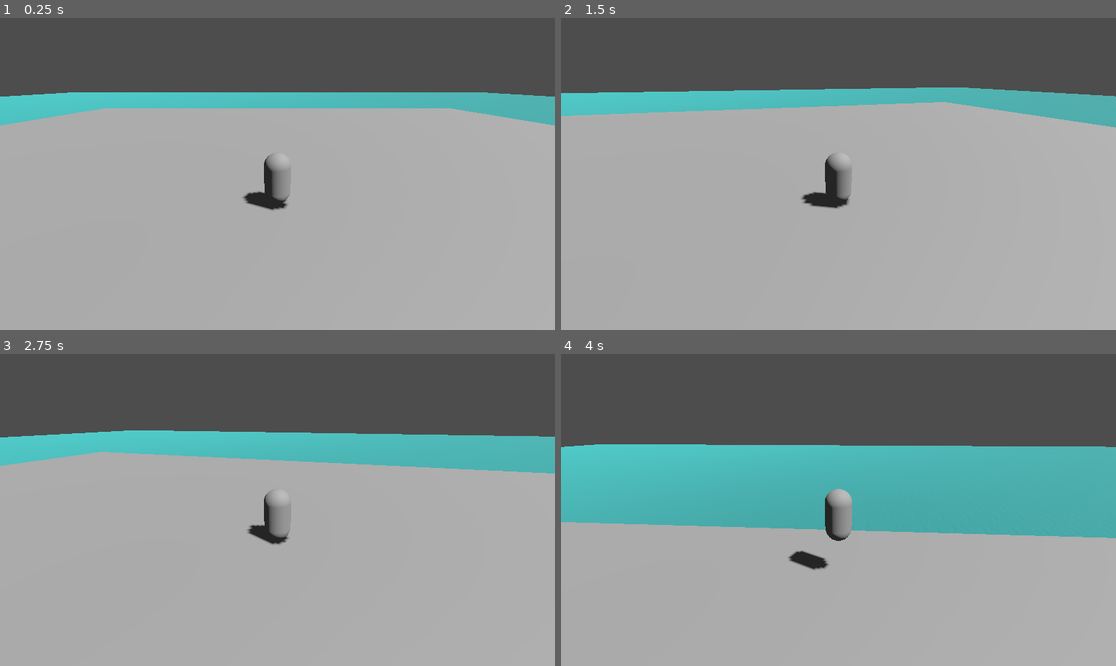
Above: before the commit, frames 1-4 (two rows, left to right).
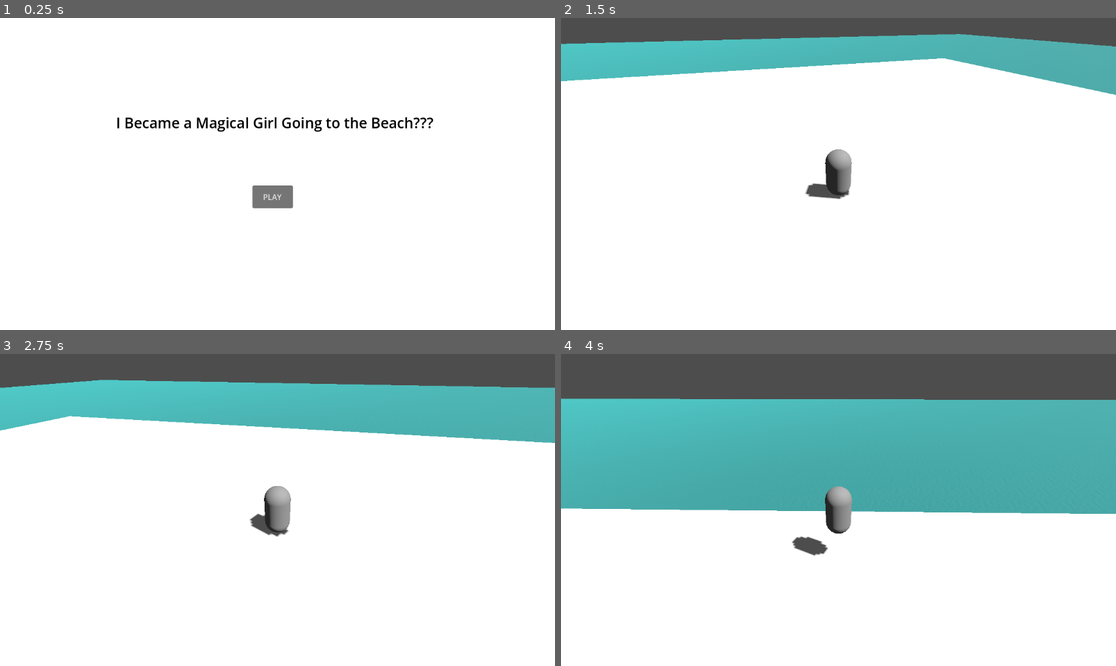
Above: after the commit, the same moments.

Repository: feb14withy/Magical-Beach-Girl-ARPG
Game: Godot game, scene res://Scenes/main_menu.tscn
Two runs of this game, one before a commit and one after it. Both use one fixed random seed, a clock stepped at 60 frames per second and the inputs below. Before the commit the project starts from res://Scenes/main_level.tscn.
Inputs (mouse positions are in pixels of both pictures, inside the frame that each line leads up to):
- Up to frame 1 (0.25 s): no input
- Up to frame 2 (1.5 s): click (832, 195) at 0.5 s, where only the run after the commit has a clickable "PLAY"; tap Enter at 1.25 s; move the mouse to (866, 174) at 1.27 s; hold W (move_forward) from 1.28 s (still down)
- Up to frame 3 (2.75 s): keep holding W (move_forward); tap Space (jump) at 1.52, 2.27 s; move the mouse to (249, 510) at 2.02 s
- Up to frame 4 (4 s): keep holding W (move_forward); move the mouse to (849, 503) at 2.77 s; move the mouse to (832, 516) at 3.52 s; tap Space (jump) at 3.77 s

The runs differ from the first frame. In frame 1, 100% of the frame differs, in the area x 0-100%, y 0-100%; in frame 2, 93%; in frame 3, 90%; in frame 4, 64%.

Commit message:
revamped structure and added v1 build

Diff:
--- /dev/null
+++ b/Assets/Props/Player/player.tscn
@@ -0,0 +1,27 @@
+[gd_scene load_steps=5 format=3 uid="uid://bc7mnilb5ms7a"]
+
+[ext_resource type="Script" path="res://Assets/Props/Player/player.gd" id="1_mlxso"]
+[ext_resource type="Script" path="res://Scripts/CameraOrbit.gd" id="2_vg8wj"]
+
+[sub_resource type="CapsuleMesh" id="CapsuleMesh_05uf7"]
+
+[sub_resource type="CapsuleShape3D" id="CapsuleShape3D_gd6gv"]
+
+[node name="Player" type="CharacterBody3D"]
+script = ExtResource("1_mlxso")
+
+[node name="MeshInstance3D" type="MeshInstance3D" parent="."]
+transform = Transform3D(0.5, 0, 0, 0, 0.5, 0, 0, 0, 0.5, 0, 0, 0)
+mesh = SubResource("CapsuleMesh_05uf7")
+
+[node name="CollisionShape3D" type="CollisionShape3D" parent="."]
+transform = Transform3D(0.5, 0, 0, 0, 0.5, 0, 0, 0, 0.5, 0, 0, 0)
+shape = SubResource("CapsuleShape3D_gd6gv")
+
+[node name="CameraOrbit" type="Node3D" parent="."]
+transform = Transform3D(1, 0, 0, 0, 1, 0, 0, 0, 1, 0, 1, 0)
+script = ExtResource("2_vg8wj")
+
+[node name="Camera3D" type="Camera3D" parent="CameraOrbit"]
+transform = Transform3D(1, 0, 0, 0, 0.907777, 0.419452, 0, -0.419452, 0.907777, 0, 0.677151, 3.42796)
+current = true
--- a/Props/Player/player.tscn
+++ /dev/null
@@ -1,27 +0,0 @@
-[gd_scene load_steps=5 format=3 uid="uid://bc7mnilb5ms7a"]
-
-[ext_resource type="Script" path="res://Props/Player/player.gd" id="1_bdbto"]
-[ext_resource type="Script" path="res://Scripts/CameraOrbit.gd" id="1_tffyw"]
-
-[sub_resource type="CapsuleMesh" id="CapsuleMesh_05uf7"]
-
-[sub_resource type="CapsuleShape3D" id="CapsuleShape3D_gd6gv"]
-
-[node name="Player" type="CharacterBody3D"]
-script = ExtResource("1_bdbto")
-
-[node name="MeshInstance3D" type="MeshInstance3D" parent="."]
-transform = Transform3D(0.5, 0, 0, 0, 0.5, 0, 0, 0, 0.5, 0, 0, 0)
-mesh = SubResource("CapsuleMesh_05uf7")
-
-[node name="CollisionShape3D" type="CollisionShape3D" parent="."]
-transform = Transform3D(0.5, 0, 0, 0, 0.5, 0, 0, 0, 0.5, 0, 0, 0)
-shape = SubResource("CapsuleShape3D_gd6gv")
-
-[node name="CameraOrbit" type="Node3D" parent="."]
-transform = Transform3D(1, 0, 0, 0, 1, 0, 0, 0, 1, 0, 1, 0)
-script = ExtResource("1_tffyw")
-
-[node name="Camera3D" type="Camera3D" parent="CameraOrbit"]
-transform = Transform3D(1, 0, 0, 0, 0.907777, 0.419452, 0, -0.419452, 0.907777, 0, 0.677151, 3.42796)
-current = true
--- /dev/null
+++ b/Scenes/Button.gd
@@ -0,0 +1,4 @@
+extends Button
+
+func _on_pressed():
+	get_tree().change_scene_to_file("res://Scenes/main_interface.tscn")
--- /dev/null
+++ b/Scenes/main_interface.tscn
@@ -0,0 +1,24 @@
+[gd_scene load_steps=2 format=3 uid="uid://cip2i57mji547"]
+
+[ext_resource type="PackedScene" uid="uid://pbamiiulacro" path="res://Scenes/main_level.tscn" id="1_2dm5d"]
+
+[node name="Interface" type="Control"]
+layout_mode = 3
+anchors_preset = 15
+anchor_right = 1.0
+anchor_bottom = 1.0
+grow_horizontal = 2
+grow_vertical = 2
+
+[node name="Container" type="SubViewportContainer" parent="."]
+layout_mode = 0
+offset_right = 1152.0
+offset_bottom = 651.0
+stretch = true
+
+[node name="SubViewport" type="SubViewport" parent="Container"]
+handle_input_locally = false
+size = Vector2i(1152, 651)
+render_target_update_mode = 4
+
+[node name="Main Level" parent="Container/SubViewport" instance=ExtResource("1_2dm5d")]
--- a/Scenes/main_level.tscn
+++ b/Scenes/main_level.tscn
@@ -1,6 +1,6 @@
-[gd_scene load_steps=13 format=3 uid="uid://pbamiiulacro"]
+[gd_scene load_steps=14 format=3 uid="uid://pbamiiulacro"]
 
-[ext_resource type="PackedScene" uid="uid://bc7mnilb5ms7a" path="res://Props/Player/player.tscn" id="1_efgal"]
+[ext_resource type="PackedScene" uid="uid://bc7mnilb5ms7a" path="res://Assets/Props/Player/player.tscn" id="1_gkkee"]
 
 [sub_resource type="Environment" id="Environment_2lqen"]
 
@@ -126,7 +126,10 @@
 [sub_resource type="BoxShape3D" id="BoxShape3D_fmc51"]
 size = Vector3(30, 1, 30)
 
+[sub_resource type="StandardMaterial3D" id="StandardMaterial3D_3ry3l"]
+
 [sub_resource type="BoxMesh" id="BoxMesh_5urxa"]
+material = SubResource("StandardMaterial3D_3ry3l")
 size = Vector3(30, 1, 30)
 
 [node name="Main Level" type="Node3D"]
@@ -139,12 +142,12 @@
 environment = SubResource("Environment_2lqen")
 camera_attributes = SubResource("CameraAttributesPractical_18y4c")
 
-[node name="Player" parent="." instance=ExtResource("1_efgal")]
-transform = Transform3D(1, 0, 0, 0, 1, 0, 0, 0, 1, 0.00497055, 1.38013, 0.0108325)
-
 [node name="Water" type="MeshInstance3D" parent="."]
 transform = Transform3D(1, 0, 0, 0, 1, 0, 0, 0, 1, 0, -0.5, 0)
 mesh = SubResource("BoxMesh_bg5pw")
+
+[node name="Player" parent="." instance=ExtResource("1_gkkee")]
+transform = Transform3D(1, 0, 0, 0, 1, 0, 0, 0, 1, 0, 1.74828, 0)
 
 [node name="StaticBody3D" type="StaticBody3D" parent="."]
 physics_material_override = SubResource("PhysicsMaterial_pyacf")
--- /dev/null
+++ b/Scenes/main_menu.tscn
@@ -0,0 +1,38 @@
+[gd_scene load_steps=2 format=3 uid="uid://dui5esmjrseo5"]
+
+[ext_resource type="Script" path="res://Scenes/Button.gd" id="1_cvnca"]
+
+[node name="Main Menu" type="Control"]
+layout_mode = 3
+anchors_preset = 15
+anchor_right = 1.0
+anchor_bottom = 1.0
+offset_right = -4.0
+grow_horizontal = 2
+grow_vertical = 2
+
+[node name="ColorRect" type="ColorRect" parent="."]
+layout_mode = 0
+offset_right = 1178.0
+offset_bottom = 665.0
+
+[node name="RichTextLabel" type="RichTextLabel" parent="."]
+layout_mode = 0
+offset_left = 241.0
+offset_top = 196.0
+offset_right = 949.0
+offset_bottom = 245.0
+theme_override_colors/default_color = Color(0, 0, 0, 1)
+theme_override_font_sizes/normal_font_size = 30
+text = "I Became a Magical Girl Going to the Beach???"
+
+[node name="Button" type="Button" parent="."]
+layout_mode = 0
+offset_left = 524.0
+offset_top = 348.0
+offset_right = 608.0
+offset_bottom = 395.0
+text = "PLAY"
+script = ExtResource("1_cvnca")
+
+[connection signal="pressed" from="Button" to="Button" method="_on_pressed"]
--- a/project.godot
+++ b/project.godot
@@ -11,9 +11,13 @@
 [application]
 
 config/name="Magical beach Girl ARPG"
-run/main_scene="res://Scenes/main_level.tscn"
+run/main_scene="res://Scenes/main_menu.tscn"
 config/features=PackedStringArray("4.2", "GL Compatibility")
 config/icon="res://icon.svg"
+
+[filesystem]
+
+import/fbx/enabled=false
 
 [input]
 
Renamed: Props/Player/player.gd -> Assets/Props/Player/player.gd
Binary file added: Assets/Props/Slime/SlimeMonster_V1.fbx
Not shown, added: Assets/Props/Slime/SlimeMonster_V1.obj
Not shown, added: Assets/Props/Slime/SlimeMonster_V1.obj.import
Not shown, added: Assets/Textures/sand-surface-texture-beige-background-zen-peace-concept.jpg.import
Not shown, added: attribution.txt
Not shown, added: export_presets.cfg
Not shown, added: Assets/Props/Slime/SlimeMonster_V1_Slime_Material_BaseColor.1001.tif
Not shown, added: Assets/Props/Slime/SlimeMonster_V1_Slime_Material_Height.1001.tif
Not shown, added: Assets/Props/Slime/SlimeMonster_V1_Slime_Material_Normal.1001.tif
Not shown, added: Assets/Props/Slime/SlimeMonster_V1_Slime_Material_Roughness.1001.tif
Not shown, added: Assets/Textures/sand-surface-texture-beige-background-zen-peace-concept.jpg
(and 1 more such lines)
